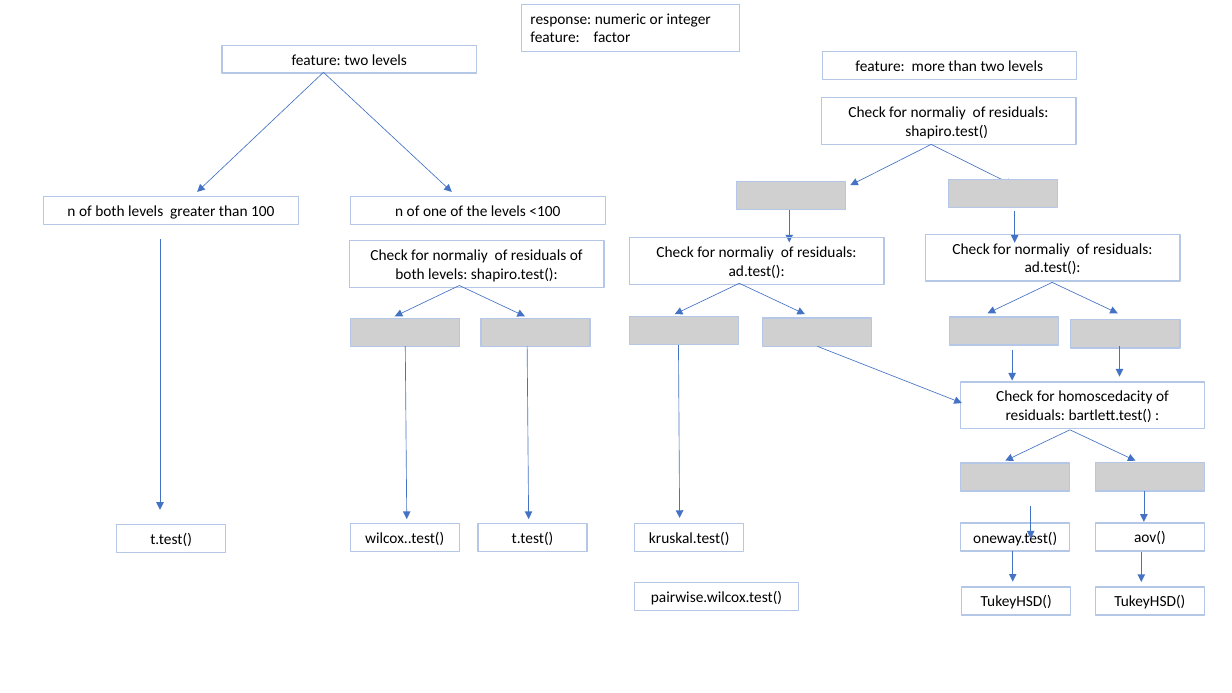
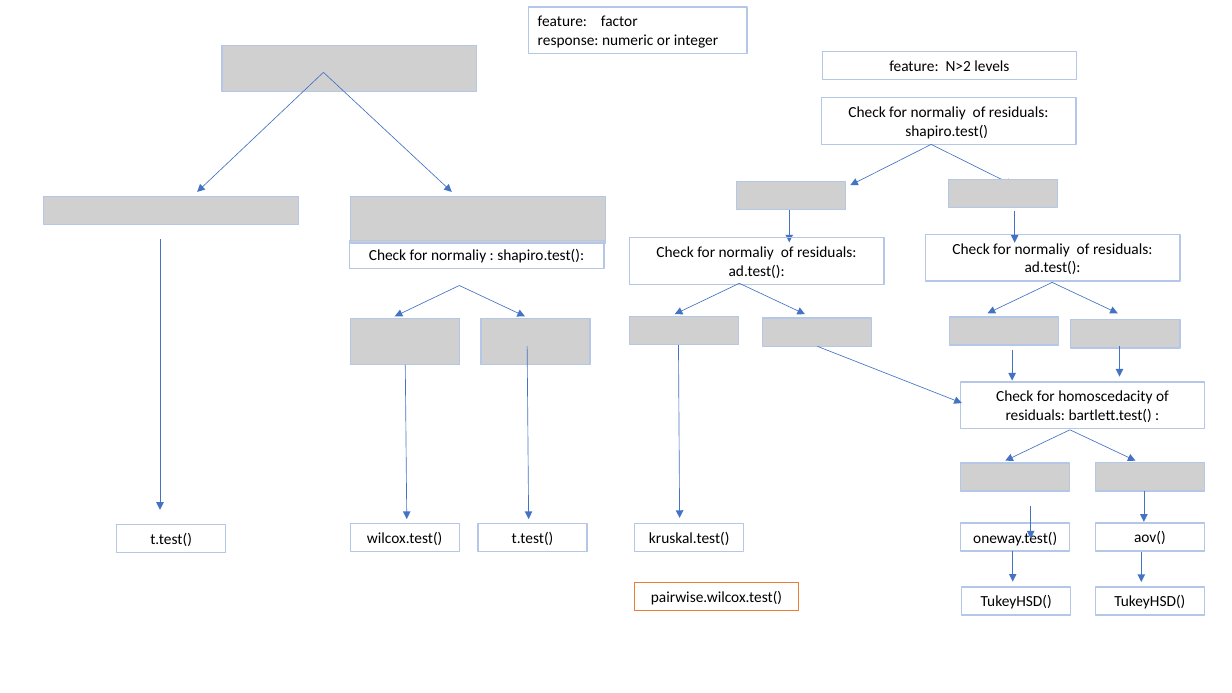
Before and after one commit to shhschilling/visStatistics, a slide deck: slide 3 of vignettes/figures/decision_tree.pptx (slide 2 before the commit). Drawn at 1232x693 pixels with LibreOffice and Linux fonts; fonts in the diff are those of the drawing; grey boxes stand for pictures. Boxes give left, top, right and bottom in pixels: in the first picture for what was removed or moved away, otherwise in the second. Text is boxed around its words. In the diff, an @@ line names an element or a change of style, - is before the commit and + after.

```diff
--- a/vignettes/figures/decision_tree.pptx
+++ b/vignettes/figures/decision_tree.pptx
@@ rectangle "feature: factor": place and size @@
-rectangle "feature: factor" at <box>521,5,739,51</box>
+rectangle "feature: factor" at <box>529,7,747,54</box>
@@ text in rectangle at <box>538,15,638,26</box>: paragraph added @@
+feature: factor
@@ rectangle removed at <box>222,45,477,73</box> @@
-feature: two levels
@@ picture added at <box>222,45,477,91</box> @@
@@ text in rectangle at <box>530,31,631,42</box>: paragraph removed @@
-feature: factor
@@ text in rectangle at <box>889,60,1009,71</box>: text changed @@
-feature: more than two levels
+feature: N>2 levels
@@ rectangle removed at <box>43,197,299,225</box> @@
-n of both levels greater than 100
@@ picture added at <box>43,197,299,225</box> @@
@@ rectangle removed at <box>351,197,606,225</box> @@
-n of one of the levels <100
@@ picture added at <box>351,197,606,243</box> @@
@@ rectangle "Check for normaliy : shapiro.test():": place and size @@
-rectangle "Check for normaliy : shapiro.test():" at <box>349,240,604,287</box>
+rectangle "Check for normaliy : shapiro.test():" at <box>349,240,604,268</box>
@@ text in rectangle at <box>369,249,584,263</box>: text changed @@
-Check for normaliy of residuals of both levels: shapiro.test():
+Check for normaliy : shapiro.test():
@@ picture: place and size @@
-picture at <box>351,318,460,346</box>
+picture at <box>351,318,460,364</box>
@@ picture: place and size @@
-picture at <box>482,318,591,347</box>
+picture at <box>482,318,591,364</box>
@@ arrow moved from (406, 347) - (407, 519) to (406, 365) - (407, 519) @@
@@ text in rectangle at <box>367,532,442,545</box>: text changed @@
-wilcox..test()
+wilcox.test()
@@ rectangle "pairwise.wilcox.test()" at <box>635,582,799,610</box>: outline #B4C7E7 1 pt to #ED7D31 1 pt @@
```
Also in this commit, not shown: 1 other slide changed, 1 slide added, 1 slide removed, 8 other files.
